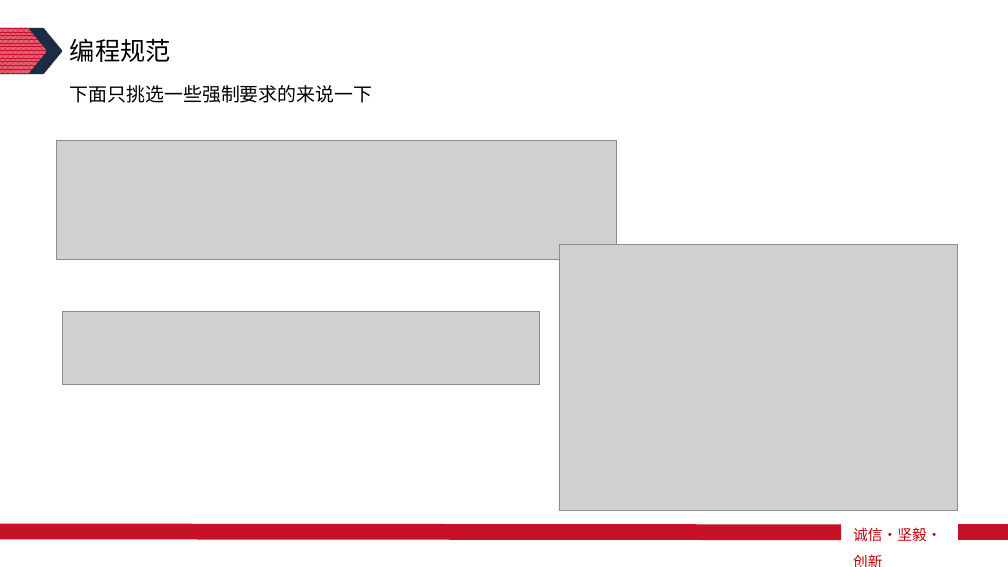
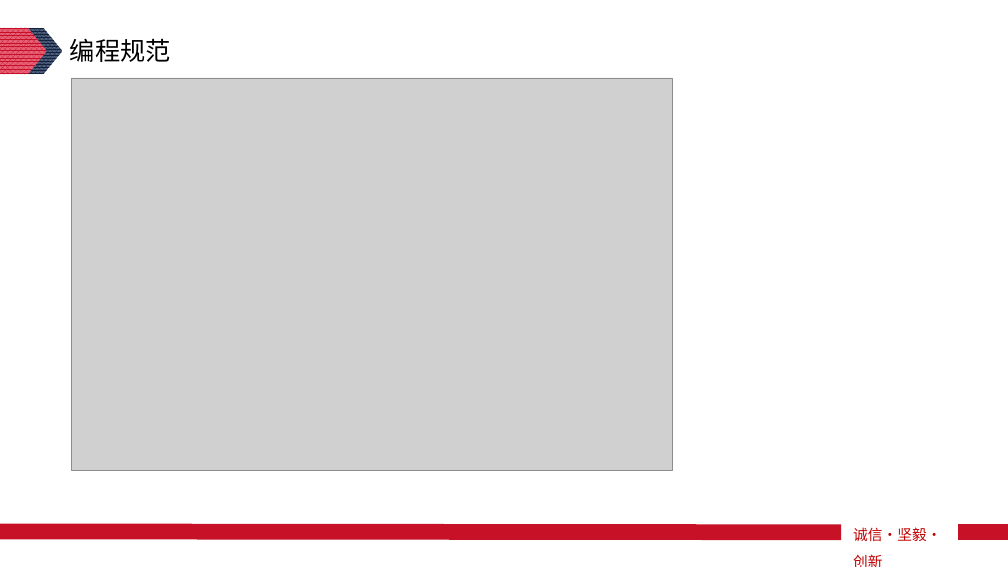
Before and after one commit to Lunzqd/codingProtocol, a slide deck: slide 16 of java开发手册知识分享-李龙.pptx (slide 6 before the commit). Drawn at 1008x567 pixels with LibreOffice and Linux fonts; fonts in the diff are those of the drawing; grey boxes stand for pictures. Boxes give left, top, right and bottom in pixels: in the first picture for what was removed or moved away, otherwise in the second. Text is boxed around its words. In the diff, an @@ line names an element or a change of style, - is before the commit and + after.

```diff
--- a/java开发手册知识分享-李龙.pptx
+++ b/java开发手册知识分享-李龙.pptx
@@ freeform shape removed at (x1=0, y1=28, x2=63, y2=74) @@
@@ freeform shape removed at (x1=0, y1=28, x2=47, y2=74) @@
@@ text removed at (x1=70, y1=85, x2=372, y2=103) @@
-下面只挑选一些强制要求的来说一下
@@ picture added at (x1=72, y1=78, x2=673, y2=470) @@
@@ picture removed at (x1=56, y1=140, x2=617, y2=259) @@
@@ picture removed at (x1=559, y1=244, x2=957, y2=510) @@
@@ picture removed at (x1=63, y1=312, x2=540, y2=384) @@
```
Also in this commit, not shown: 4 other slides changed, 10 slides added, 1 other file.
